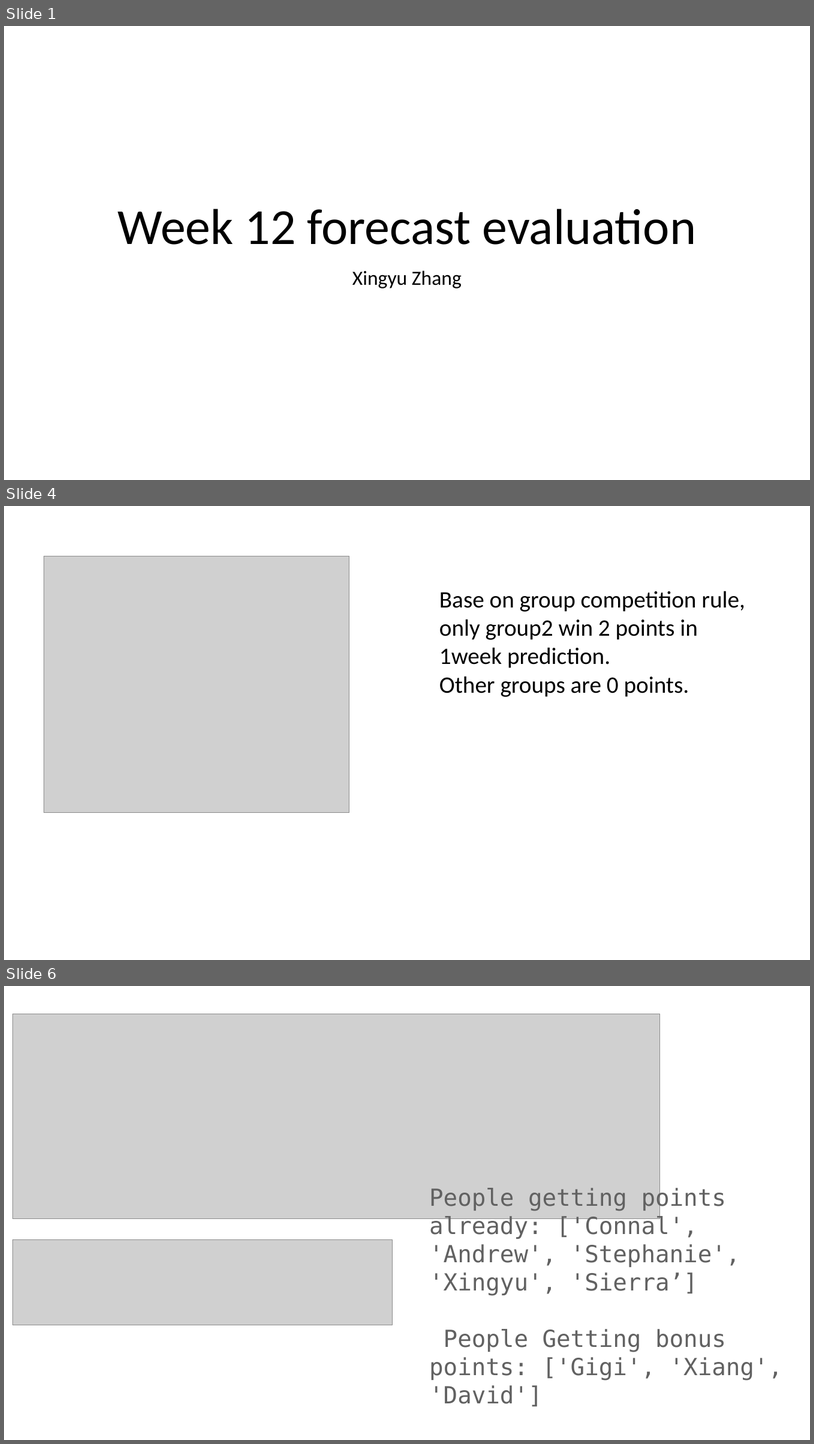
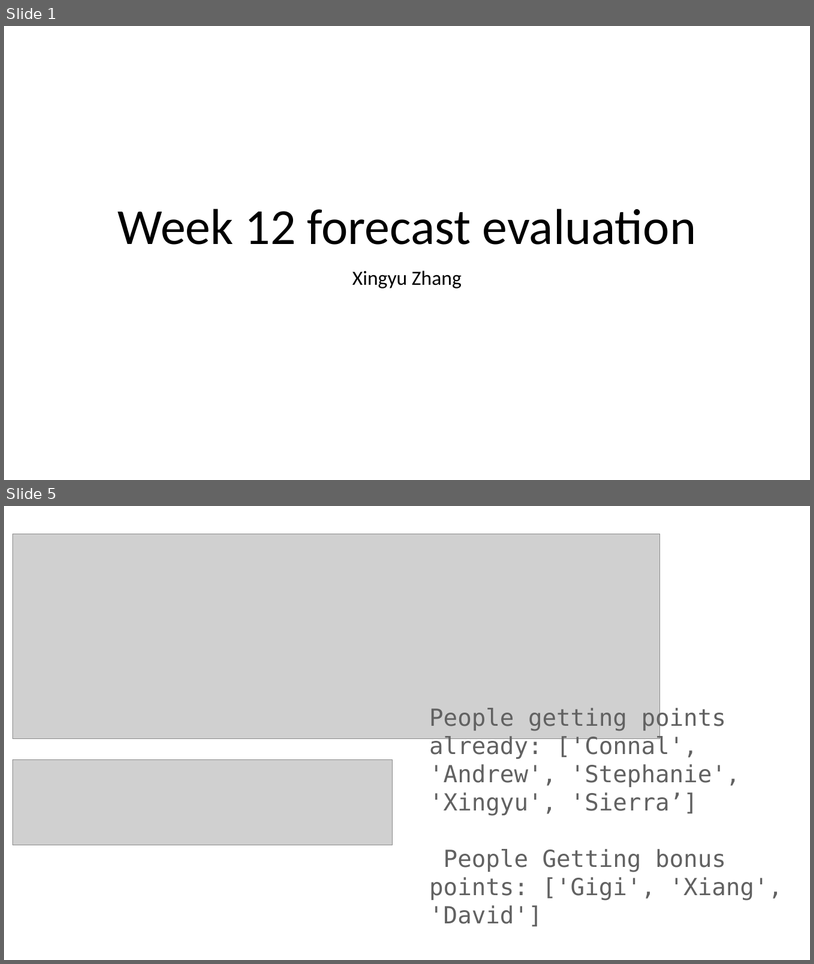
Before and after one commit to HAS-Tools-Fall2021/homework-xingyuzhang95, a slide deck: forecast_evaluation_wk12.pptx. Shown one above the other, each under a label of ours: slides 1, 4 and 6 before the commit, slides 1 and 5 after it; the slides between them are not shown. The pictures are 814x1444 and 814x964 pixels, drawn with LibreOffice and Linux fonts; fonts in the diff are those of the drawing; grey boxes stand for pictures. Boxes give left, top, right and bottom in pixels: in the first picture for what was removed or moved away, otherwise in the second. Text is boxed around its words. In the diff, an @@ line names an element or a change of style, - is before the commit and + after.

```diff
--- a/forecast_evaluation_wk12.pptx
+++ b/forecast_evaluation_wk12.pptx
@@ slide 4 removed at [4, 506, 810, 960], background #FFFFFF @@
@@ picture removed at [44, 556, 350, 813] @@
@@ text removed at [440, 591, 745, 697] @@
-Base on group competition rule, only group2 win 2 points in 1week prediction.
-Other groups are 0 points.
@@ what was slide 6 is now slide 5 @@
```
Also in this commit, not shown: 3 slides changed, 1 slide added, 2 other files.
